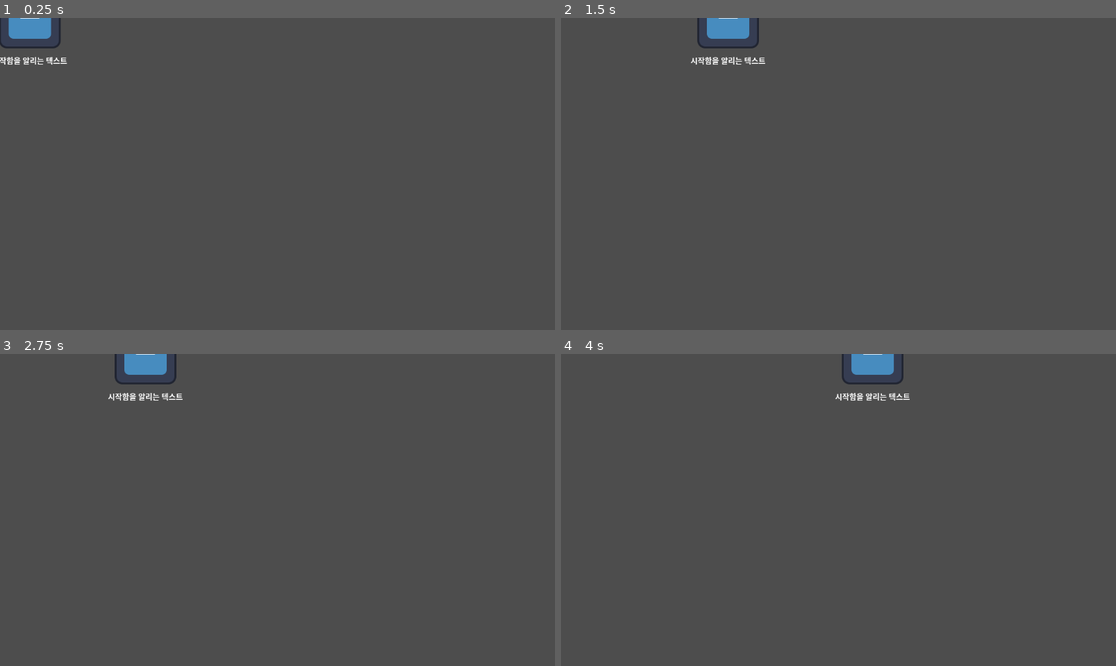
Above: before the commit, frames 1-4 (two rows, left to right).
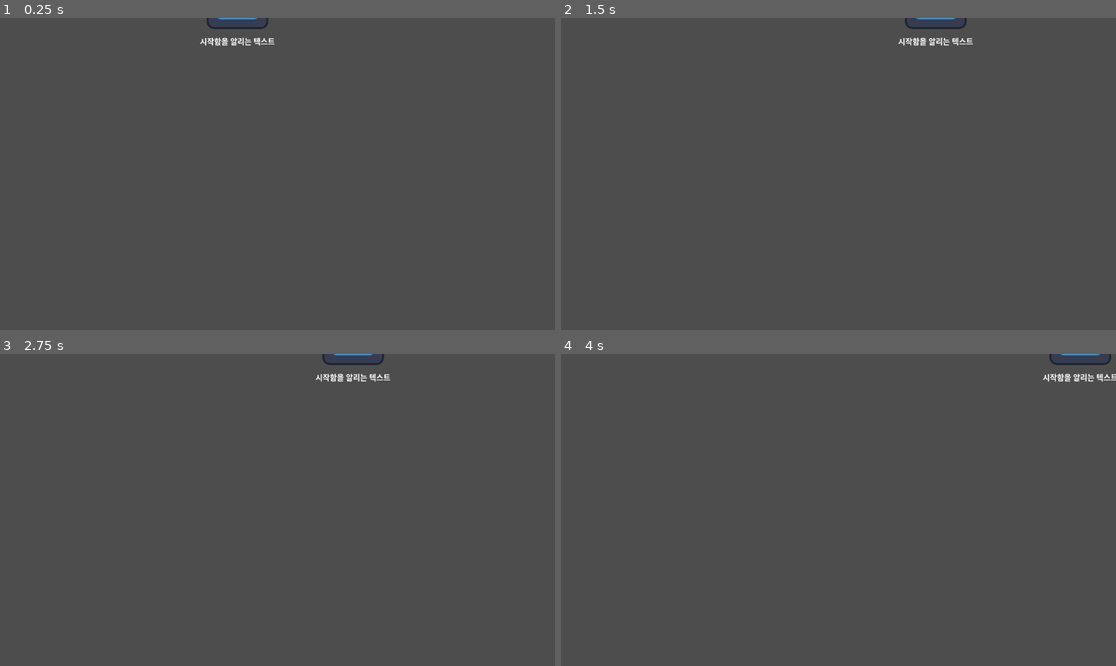
Above: after the commit, the same moments.

Repository: newplayer4868/Godot_Edu
Game: Godot game, scene res://Player.tscn
Two runs of this game, one before a commit and one after it. Both use one fixed random seed, a clock stepped at 60 frames per second and the inputs below. Before the commit the project has no main scene; this scene is started directly in both runs. The engine's default icon, where the game draws it, is replaced by a stand-in: a white triangle on a blue panel in a dark square.
Inputs:
- Up to frame 1 (0.25 s): no input
- Up to frame 2 (1.5 s): tap Enter (ui_accept) at 0.5, 0.6, 0.77, 1.07, 1.35 s; hold Right (ui_right) from 0.53 s (still down)
- Up to frame 3 (2.75 s): tap Enter (ui_accept) at 1.52, 1.82, 2.1 s; release Right (ui_right) at 2.03 s; hold Left (ui_left) from 2.03 s (still down)
- Up to frame 4 (4 s): release Left (ui_left) at 2.78 s; hold Right (ui_right) from 2.78 s (still down); tap Enter (ui_accept) at 2.85, 3.02, 3.32, 3.6, 3.77 s

The runs differ from the first frame. In frame 1, 1.1% of the frame differs, in the area x 0-50%, y 0-15%; in frame 2, 1.1%; in frame 3, 1.1%, in the area x 19-71%, y 0-15%; in frame 4, 1.1%.

Commit message:
물리엔진? 충돌 시연. 플레이어 이동과, 씬의 이해

Diff:
--- /dev/null
+++ b/Main.tscn
@@ -0,0 +1,12 @@
+[gd_scene format=3 uid="uid://f3bjd2j7kwnc"]
+
+[ext_resource type="PackedScene" uid="uid://vrjbbrpdasir" path="res://Wall.tscn" id="1_uu6xs"]
+[ext_resource type="PackedScene" uid="uid://bfg2hdl0gf25j" path="res://accident.tscn" id="2_r0du0"]
+
+[node name="Node2D" type="Node2D" unique_id=1699013533]
+
+[node name="StaticBody2D" parent="." unique_id=395892313 instance=ExtResource("1_uu6xs")]
+position = Vector2(123, 327)
+
+[node name="accident" parent="." unique_id=1276994189 instance=ExtResource("2_r0du0")]
+position = Vector2(126, 241)
--- a/Player.tscn
+++ b/Player.tscn
@@ -7,7 +7,7 @@
 script = ExtResource("1_kne1u")
 
 [node name="Sprite2D" type="Sprite2D" parent="." unique_id=1527432158]
-position = Vector2(62, -1)
+position = Vector2(493, -41)
 texture = ExtResource("1_kpjcp")
 
 [node name="Label" type="Label" parent="Sprite2D" unique_id=2100329961]
@@ -26,5 +26,3 @@
 sprite2d 자식
 label 자식
 "
-
-[node name="CharacterBody2D" type="CharacterBody2D" parent="." unique_id=1508856420]
--- /dev/null
+++ b/Wall.tscn
@@ -0,0 +1,17 @@
+[gd_scene format=3 uid="uid://vrjbbrpdasir"]
+
+[sub_resource type="RectangleShape2D" id="RectangleShape2D_fgjl5"]
+size = Vector2(134, 20)
+
+[node name="StaticBody2D" type="StaticBody2D" unique_id=395892313]
+
+[node name="CollisionShape2D" type="CollisionShape2D" parent="." unique_id=2002240850]
+position = Vector2(57, 0)
+shape = SubResource("RectangleShape2D_fgjl5")
+
+[node name="ColorRect" type="ColorRect" parent="CollisionShape2D" unique_id=740787678]
+offset_left = -68.0
+offset_top = -10.0
+offset_right = 67.0
+offset_bottom = 11.0
+color = Color(0.00069389754, 0.00069389766, 0.0006938976, 1)
--- /dev/null
+++ b/accident.gd
@@ -0,0 +1,25 @@
+extends CharacterBody2D
+
+
+const SPEED = 300.0
+const JUMP_VELOCITY = -400.0
+
+
+func _physics_process(delta):
+	# Add the gravity.
+	if not is_on_floor():
+		velocity += get_gravity() * delta
+
+	# Handle jump.
+	if Input.is_action_just_pressed("ui_accept") and is_on_floor():
+		velocity.y = JUMP_VELOCITY
+
+	# Get the input direction and handle the movement/deceleration.
+	# As good practice, you should replace UI actions with custom gameplay actions.
+	var direction = Input.get_axis("ui_left", "ui_right")
+	if direction:
+		velocity.x = direction * SPEED
+	else:
+		velocity.x = move_toward(velocity.x, 0, SPEED)
+
+	move_and_slide()
--- /dev/null
+++ b/accident.tscn
@@ -0,0 +1,18 @@
+[gd_scene format=3 uid="uid://bfg2hdl0gf25j"]
+
+[ext_resource type="Script" uid="uid://bm1q82sqbwq0l" path="res://accident.gd" id="1_4m1wv"]
+
+[sub_resource type="RectangleShape2D" id="RectangleShape2D_kwc88"]
+
+[node name="accident" type="CharacterBody2D" unique_id=1276994189]
+collision_layer = 3
+script = ExtResource("1_4m1wv")
+
+[node name="CollisionShape2D" type="CollisionShape2D" parent="." unique_id=1106786786]
+shape = SubResource("RectangleShape2D_kwc88")
+
+[node name="ColorRect" type="ColorRect" parent="." unique_id=454197958]
+offset_left = -10.0
+offset_top = -10.0
+offset_right = 10.0
+offset_bottom = 10.0
--- a/project.godot
+++ b/project.godot
@@ -11,6 +11,7 @@
 [application]
 
 config/name="Endeavor"
+run/main_scene="uid://bfg2hdl0gf25j"
 config/features=PackedStringArray("4.6", "Forward Plus")
 config/icon="res://icon.svg"
 
Not shown, added: accident.gd.uid
